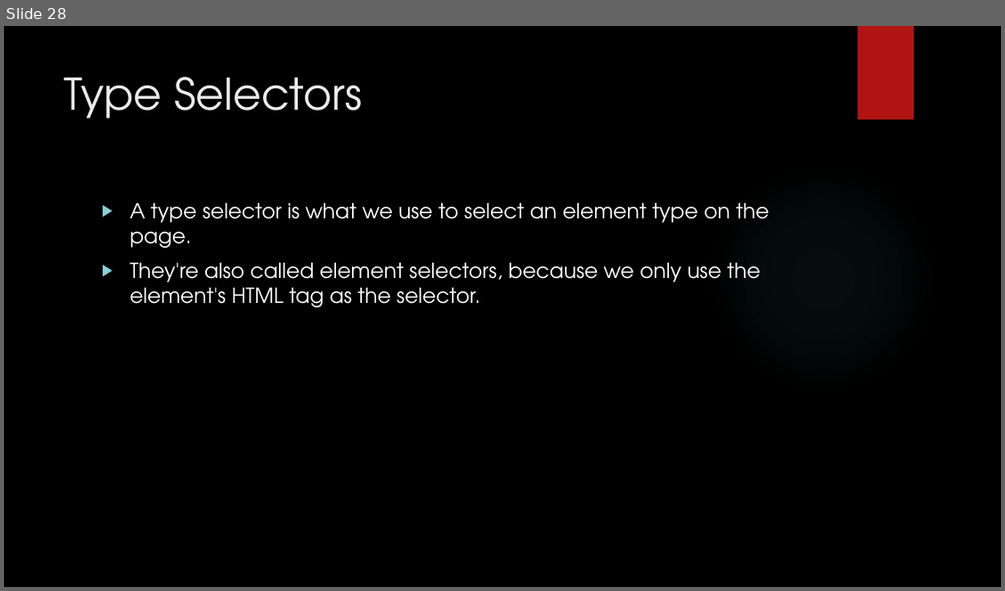
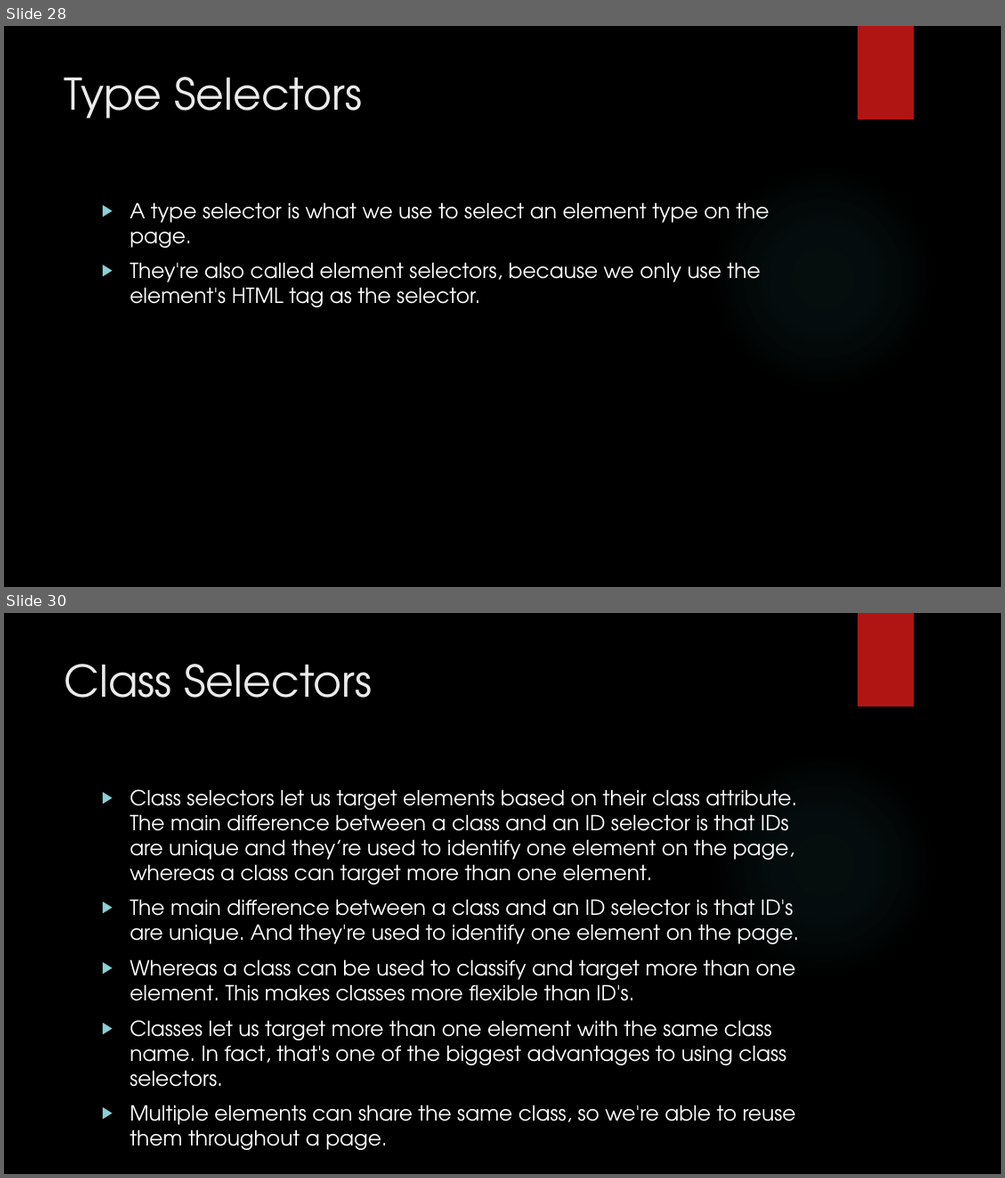
Before and after one commit to xhami558/CSS-Basics, a slide deck: css slides.pptx. Shown one above the other, each under a label of ours: slide 28 before the commit, slides 28 and 30 after it; the slides between them are not shown. The pictures are 1005x591 and 1005x1178 pixels, drawn with LibreOffice and Linux fonts; fonts in the diff are those of the drawing; background and template pictures are left out. Boxes give left, top, right and bottom in pixels: in the first picture for what was removed or moved away, otherwise in the second. Text is boxed around its words. In the diff, an @@ line names an element or a change of style, - is before the commit and + after.

```diff
--- a/css slides.pptx
+++ b/css slides.pptx
@@ slide 30 added at (4,613,1001,1174), background picture (left out); not listed: 2 template elements that a slide beside it also shows @@
@@ title added at (65,664,372,698), 42 pt, text #EBEBEB @@
+Class Selectors
@@ text added at (129,789,799,1131), 20 pt, text #FFFFFF @@
+▶ Class selectors let us target elements based on their class attribute. The main difference between a class and an ID selector is that IDs are unique and they’re used to identify one element on the page, whereas a class can target more than one element.
+▶ The main difference between a class and an ID selector is that ID's are unique. And they're used to identify one element on the page.
+▶ Whereas a class can be used to classify and target more than one element. This makes classes more flexible than ID's.
+▶ Classes let us target more than one element with the same class name. In fact, that's one of the biggest advantages to using class selectors.
+▶ Multiple elements can share the same class, so we're able to reuse them throughout a page.
```
Also in this commit, not shown: 2 other slides added, 2 other files.
